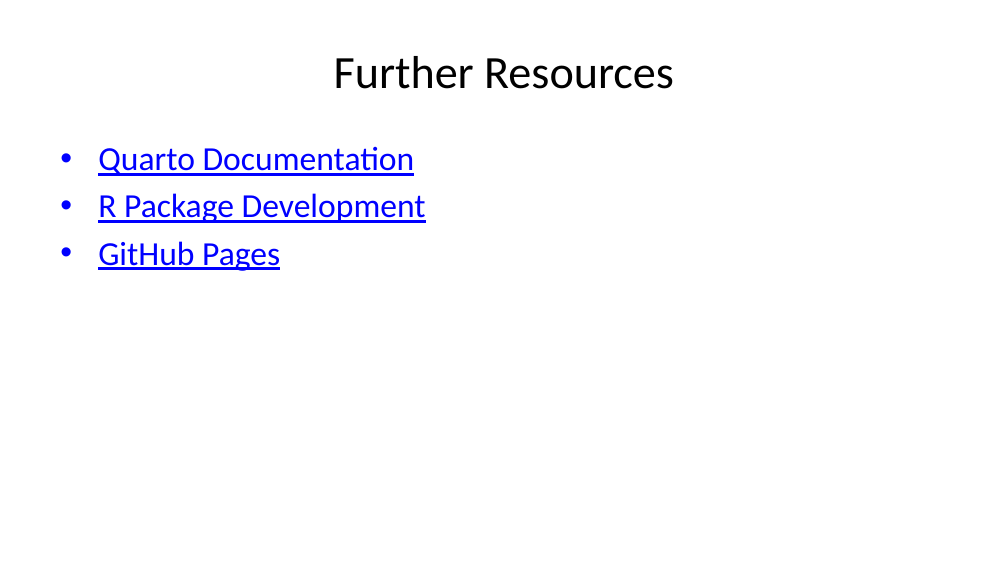
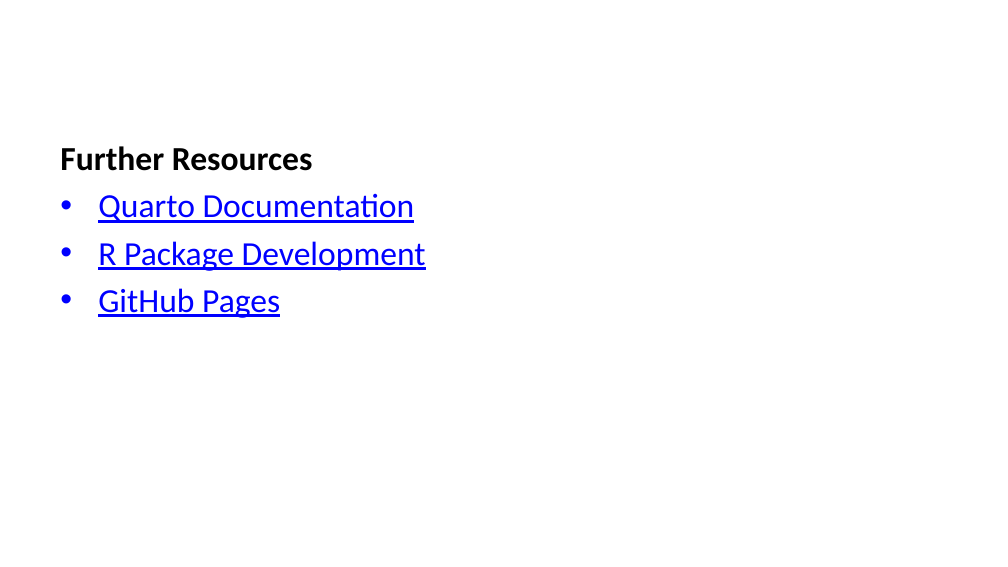
Before and after one commit to dbetebenner/packageSkeleton, a slide deck: slide 17 of quarto_website/content/presentations/packageSkeleton_Presentation.pptx (slide 13 before the commit). Drawn at 1008x567 pixels with LibreOffice and Linux fonts; fonts in the diff are those of the drawing. Boxes give left, top, right and bottom in pixels: in the first picture for what was removed or moved away, otherwise in the second. Text is boxed around its words. In the diff, an @@ line names an element or a change of style, - is before the commit and + after.

```diff
--- a/quarto_website/content/presentations/packageSkeleton_Presentation.pptx
+++ b/quarto_website/content/presentations/packageSkeleton_Presentation.pptx
@@ title removed at (x1=334, y1=56, x2=674, y2=89) @@
-Further Resources
@@ text at (x1=60, y1=146, x2=313, y2=171): paragraph added @@
+Further Resources
```
Also in this commit, not shown: 10 other slides changed, 6 slides added, 1 slide removed, 36 other files.
